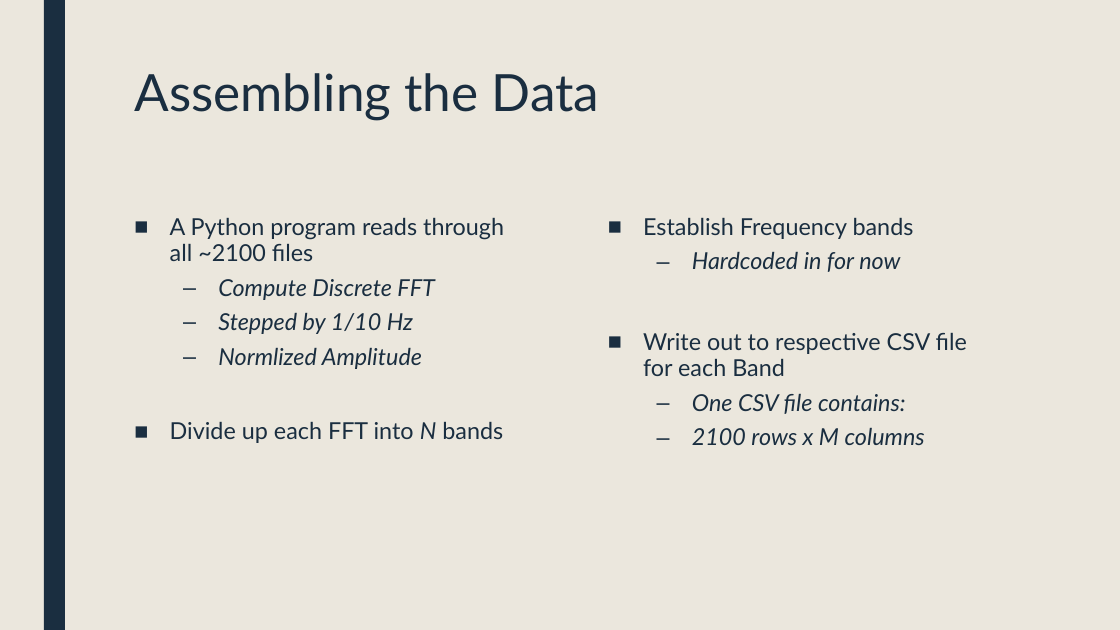
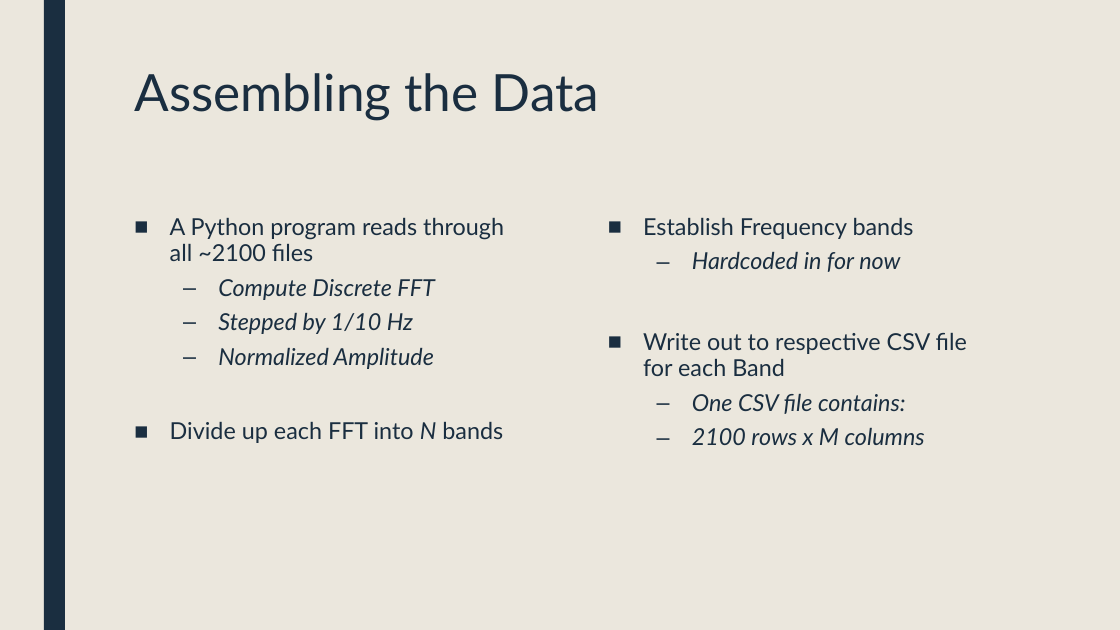
Before and after one commit to landonbuell/Buell-Senior-Thesis, a slide deck: slide 6 of Presentations/8_Jan_2020.pptx. Drawn at 1120x630 pixels with LibreOffice and Linux fonts; fonts in the diff are those of the drawing. Boxes give left, top, right and bottom in pixels: in the first picture for what was removed or moved away, otherwise in the second. Text is boxed around its words. In the diff, an @@ line names an element or a change of style, - is before the commit and + after.

```diff
--- a/Presentations/8_Jan_2020.pptx
+++ b/Presentations/8_Jan_2020.pptx
@@ text at (218, 348, 434, 369): text changed @@
-  – Normlized Amplitude
+  – Normalized Amplitude
```
Also in this commit, not shown: 19 other slides changed, 2 other files.
